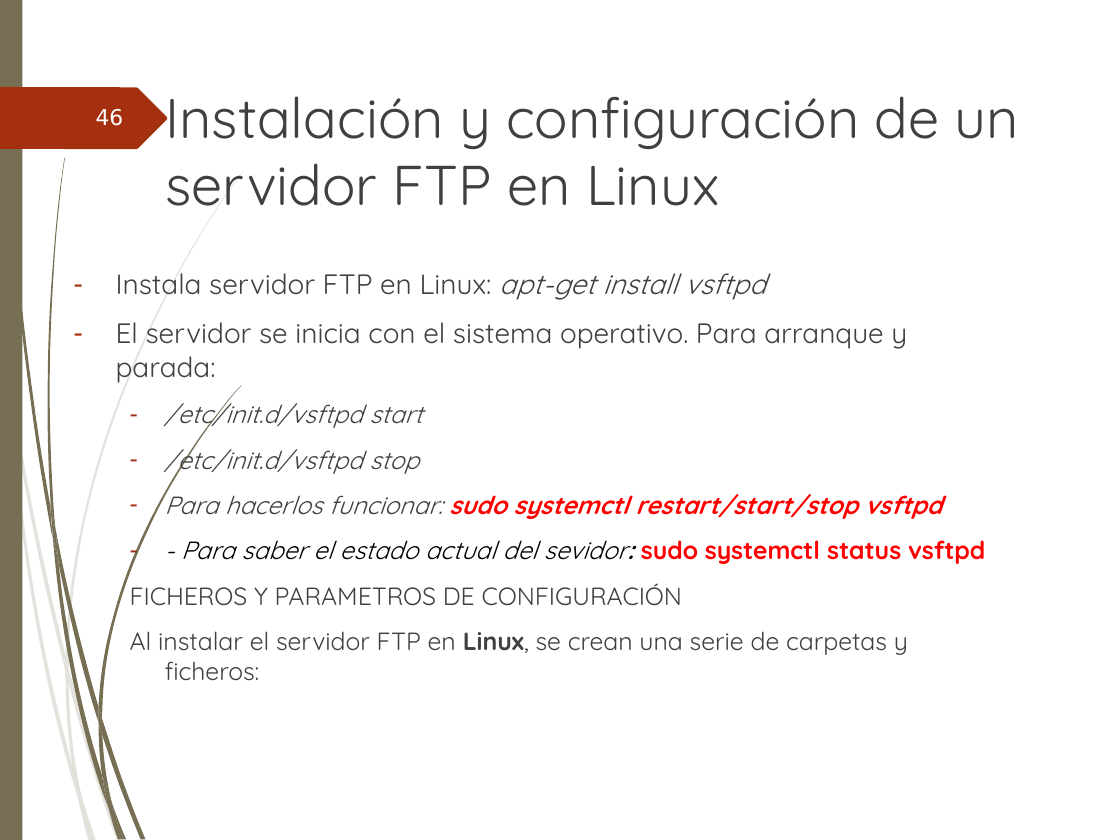
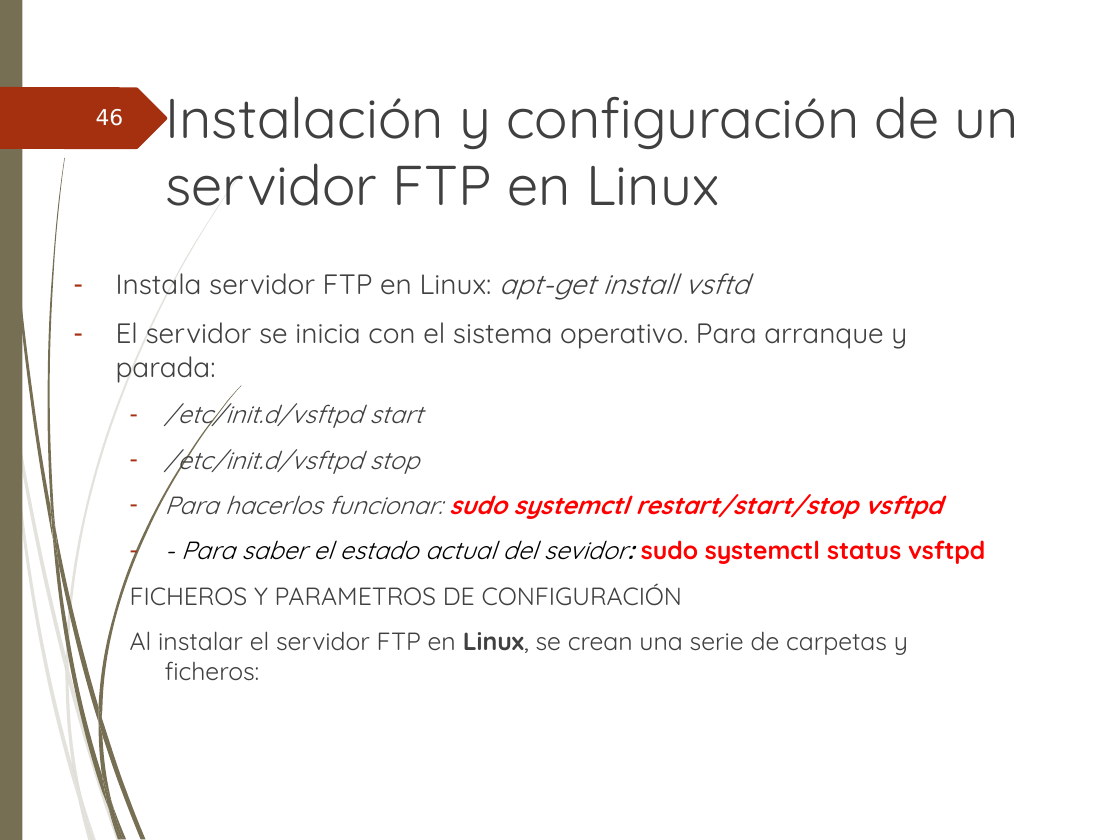
Before and after one commit to ammDAW/daw, a slide deck: slide 46 of 2_DAW/DAW - Beatriz/Unidad3/UT3. Instalacion & admistracion Servidores FTP.ppt. Drawn at 1120x840 pixels with LibreOffice and Linux fonts; fonts in the diff are those of the drawing; background and template pictures are left out. Boxes give left, top, right and bottom in pixels: in the first picture for what was removed or moved away, otherwise in the second. Text is boxed around its words. In the diff, an @@ line names an element or a change of style, - is before the commit and + after.

```diff
--- a/2_DAW/DAW - Beatriz/Unidad3/UT3. Instalacion & admistracion Servidores FTP.ppt
+++ b/2_DAW/DAW - Beatriz/Unidad3/UT3. Instalacion & admistracion Servidores FTP.ppt
@@ text at (116,273,749,300): text changed @@
-– Instala servidor FTP en Linux: apt-get install vsftpd
+– Instala servidor FTP en Linux: apt-get install vsftd
```
Also in this commit, not shown: 2 other slides changed, 2 other files.
